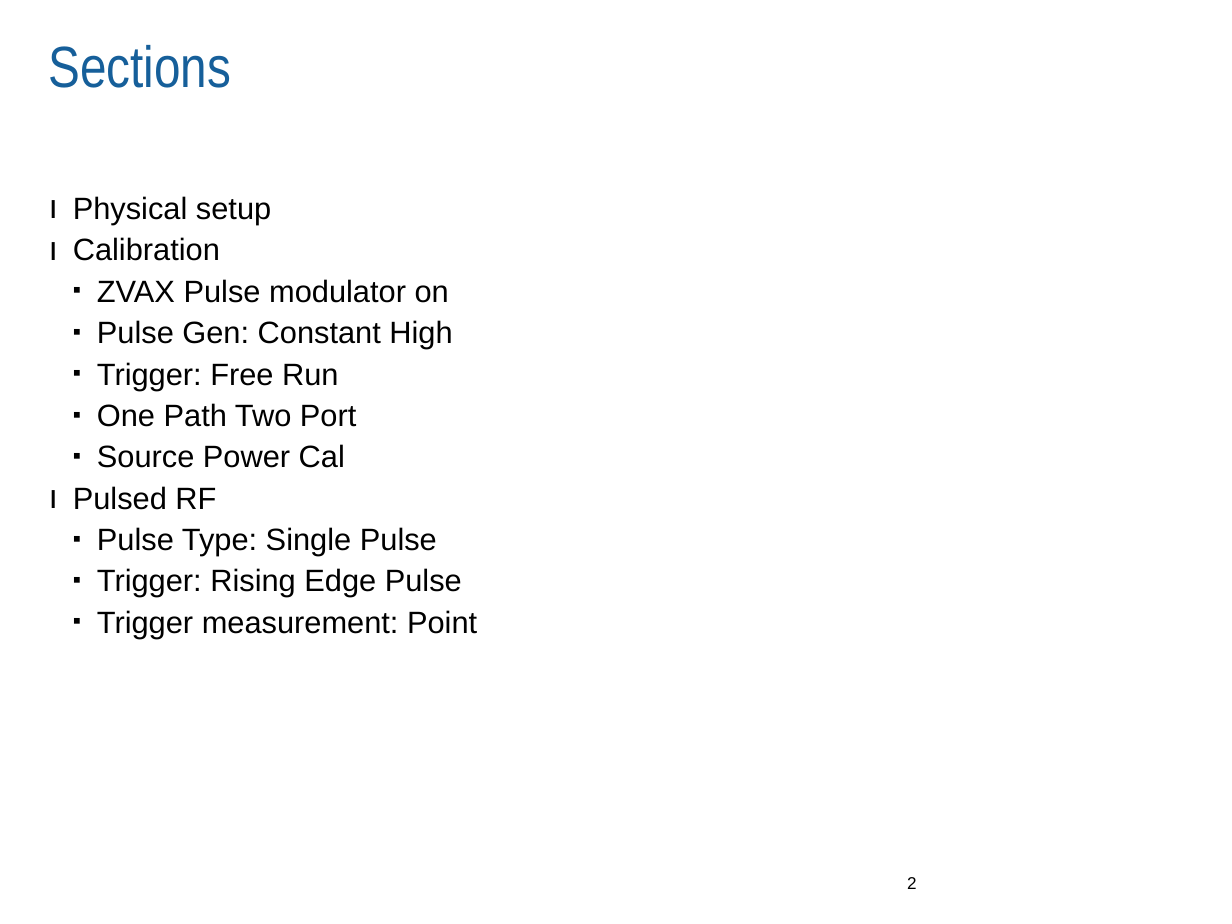
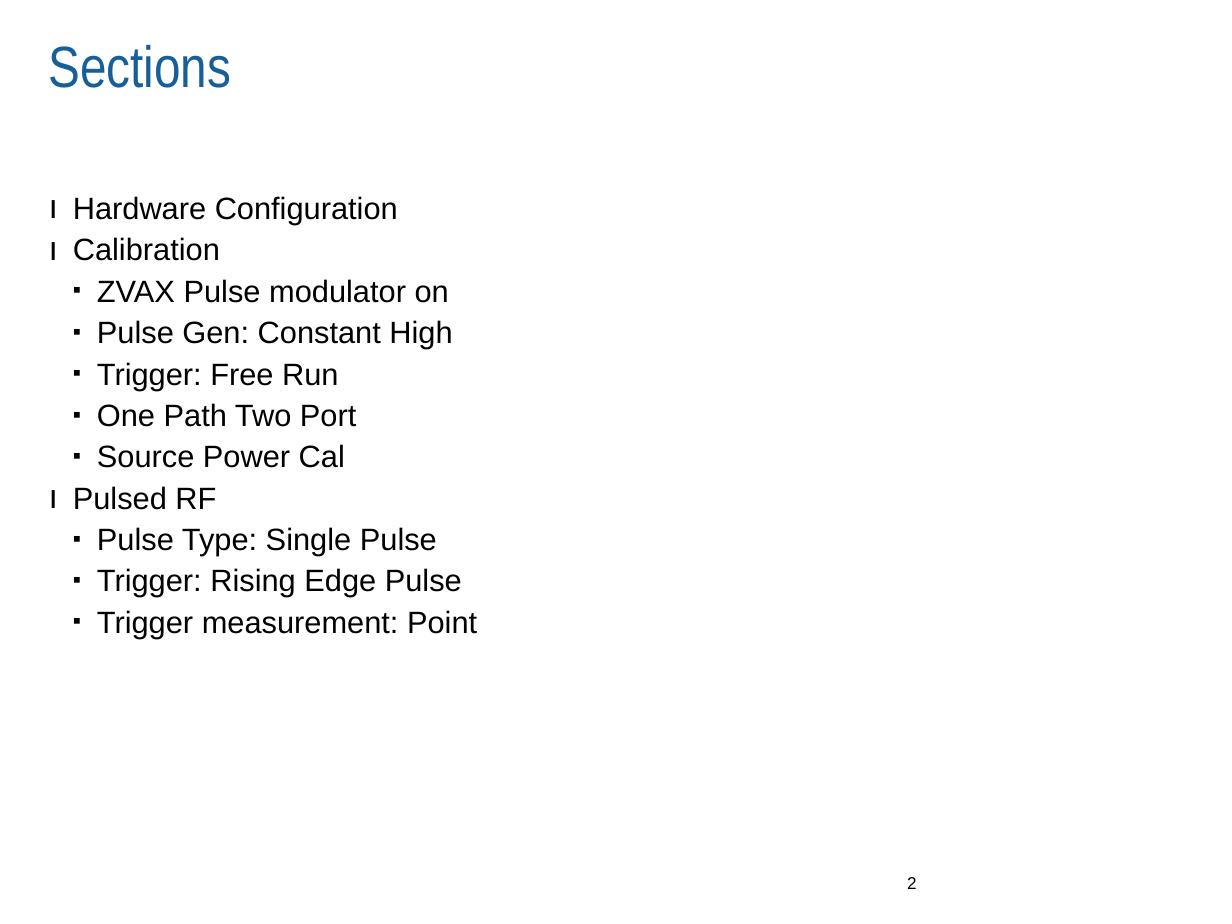
Before and after one commit to Terrabits/PACompressionTest, a slide deck: slide 2 of Documentation/User manual/MACOM RI Pulsed RF Application Note.pptx. Drawn at 1232x924 pixels with LibreOffice and Linux fonts; fonts in the diff are those of the drawing; background and template pictures are left out. Boxes give left, top, right and bottom in pixels: in the first picture for what was removed or moved away, otherwise in the second. Text is boxed around its words. In the diff, an @@ line names an element or a change of style, - is before the commit and + after.

```diff
--- a/Documentation/User manual/MACOM RI Pulsed RF Application Note.pptx
+++ b/Documentation/User manual/MACOM RI Pulsed RF Application Note.pptx
@@ text at box(73, 196, 398, 225): text changed @@
-ı Physical setup
+ı Hardware Configuration
```
Also in this commit, not shown: 1 other slide changed.
